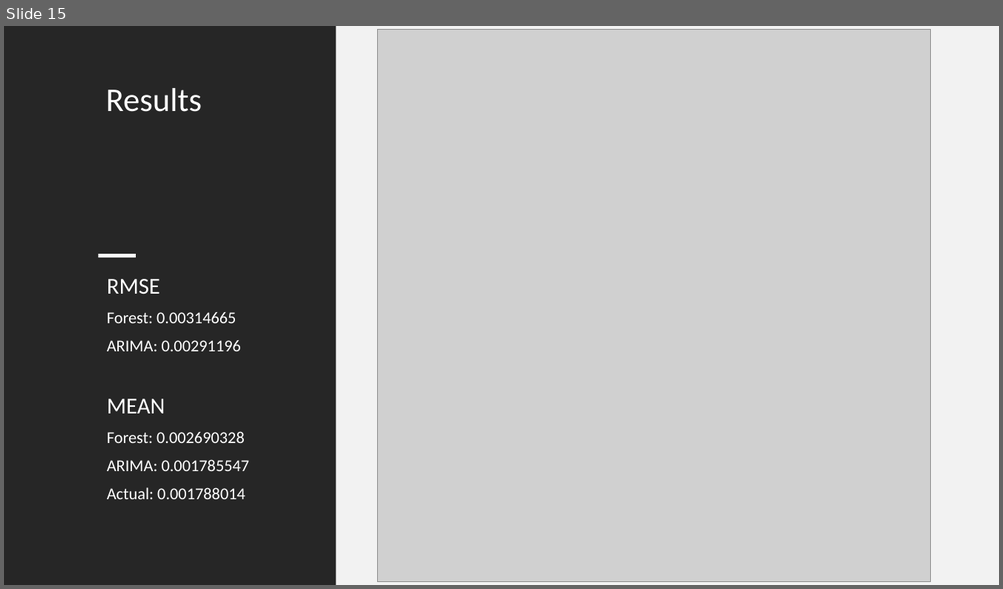
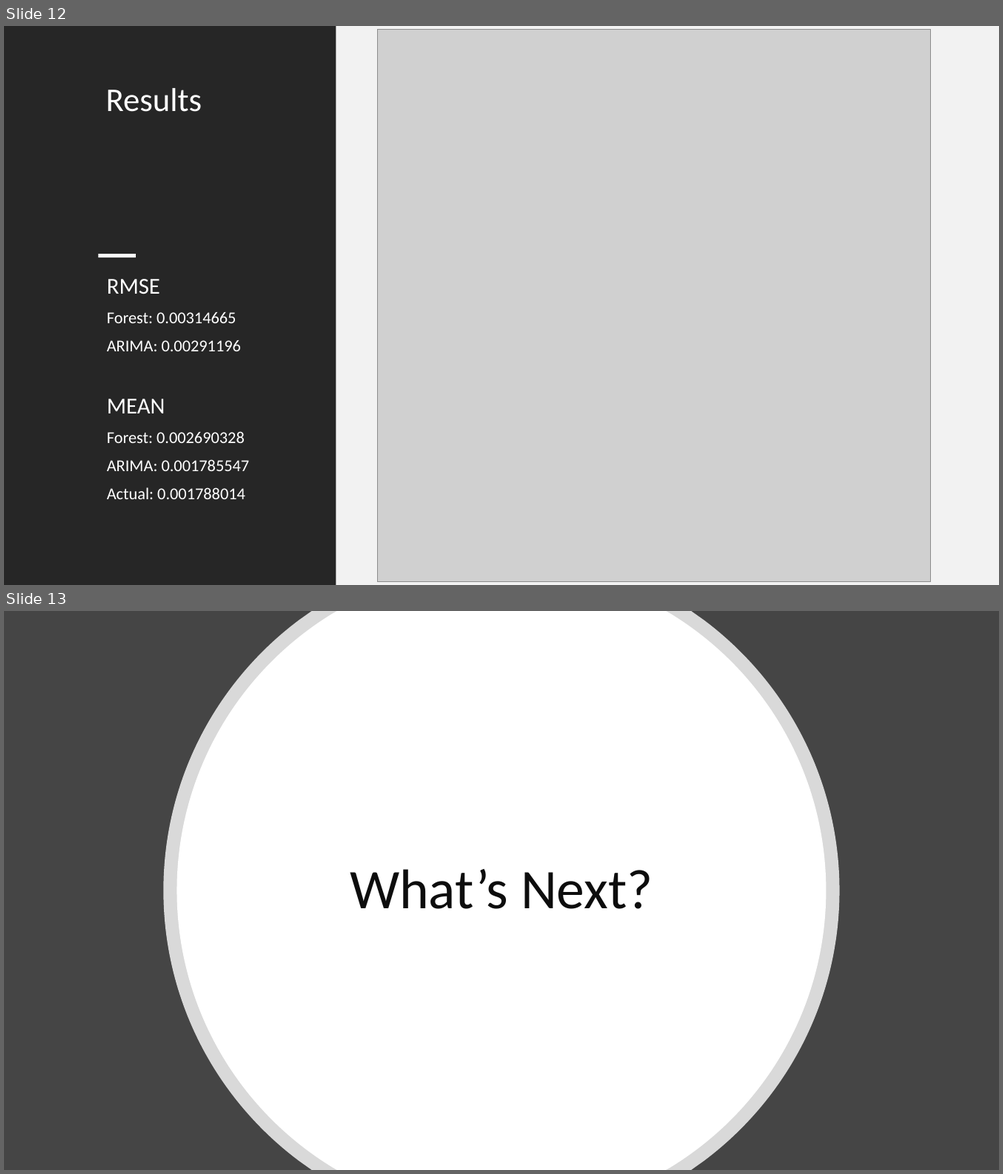
Before and after one commit to amoran57/thesis, a slide deck: Glynn Presentation.pptx. Shown one above the other, each under a label of ours: slide 15 before the commit, slides 12 and 13 after it. The pictures are 1003x589 and 1003x1174 pixels, drawn with LibreOffice and Linux fonts; fonts in the diff are those of the drawing; grey boxes stand for pictures. Boxes give left, top, right and bottom in pixels: in the first picture for what was removed or moved away, otherwise in the second. Text is boxed around its words. In the diff, an @@ line names an element or a change of style, - is before the commit and + after.

```diff
--- a/Glynn Presentation.pptx
+++ b/Glynn Presentation.pptx
@@ slide 13 added at (x1=4, y1=611, x2=999, y2=1170), background #454545 @@
@@ freeform shape added at (x1=164, y1=611, x2=839, y2=1170), fill #FFFFFF at 80% opacity @@
@@ freeform shape added at (x1=177, y1=611, x2=826, y2=1170), fill #FFFFFF @@
@@ title added at (x1=350, y1=869, x2=652, y2=909), 54 pt, text #0D0D0D @@
+What’s Next?
@@ what was slide 15 is now slide 12 @@
```
Also in this commit, not shown: 3 slides changed, 1 other slide added, 1 slide removed, 2 other files.
